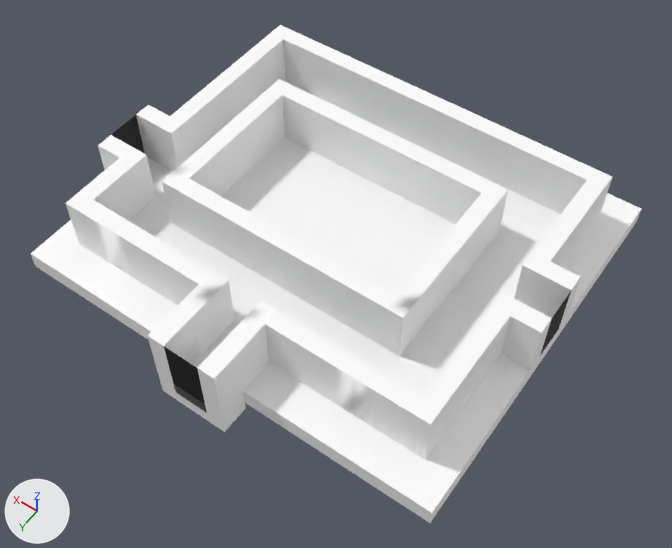
A saved change to the FBX model Unity_Projects/BasisLevelBeta/Assets/prefabs/Level 1.fbx.
One viewpoint serves both versions: a camera (50 mm lens) standing at (-17.3, 24.8, 35.6) and looking at (-1.1, 2.0, -0.1). Arrows for +X, +Y and +Z are at lower left; the lights stay in place. Where no turn or scale is listed for an object, it has been applied to the vertices. Vertices at the same position are counted once.
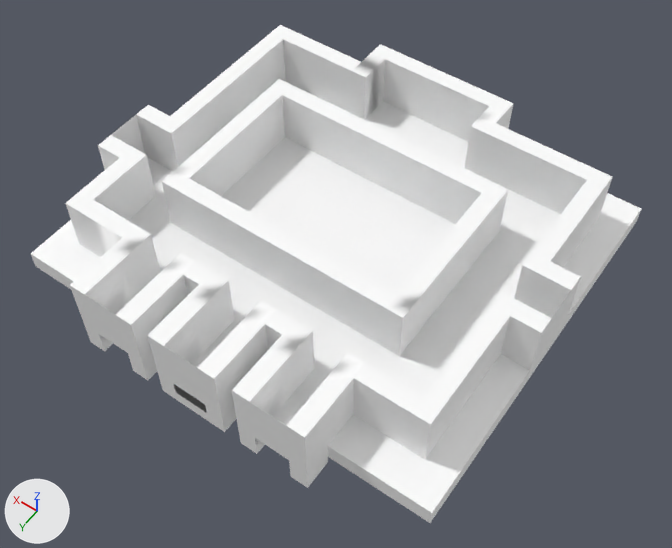
Commit message: Hallway level EINDELIJK in github

Boxes [x1, y1, x2, y2] around the edits, measured in the pictures (672 x 548 px):
part 1 of me_cube, built on: before [107, 68, 480, 446]; after [70, 44, 513, 488]
part 2 of me_cube, recoloured (black to white): [111, 115, 571, 404] in both

Diff of the bpy script that builds the scene:
```diff
--- a/Unity_Projects/BasisLevelBeta/Assets/prefabs/Level 1.fbx.py
+++ b/Unity_Projects/BasisLevelBeta/Assets/prefabs/Level 1.fbx.py
@@ me_cube @@
 # used by ob_cube; location = (0.0, 0.0, 0.0)
-me_cube.from_pydata(...)  # 861 vertices, 828 faces; spans x -11.5..11.5, y -10.0..11.5, z -1.0..3.5
+me_cube.from_pydata(...)  # 913 vertices, 890 faces; spans x -11.5..11.5, y -10.0..11.5, z -1.0..3.5
+# me_cube part 1
+# 16 vertices are removed from x -4.5..4.5, y -8.2..8.2, z 3.5
+# 54 faces are deleted
+# 36 new vertices lie (0.0, 0.0, 3.0) away from vertices in x -6.4..6.4, y -10.0..10.0, z 0.5
+# 16 new vertices lie (0.0, 1.5, 0.0) away from vertices in x -6.4..6.4, y 10.0, z 0.5..3.5
+# 16 new vertices lie (0.0, 0.0, -1.5) away from vertices in x -6.4..6.4, y 10.0..11.5, z 0.5
+# 116 new faces join them
+# me_cube part 2: 3 faces spanning x -11.5..11.5, y -0.9..11.5, z 0.5..3.5 switch from mat_exit (black #000000) to mat_material (white #ffffff)
```
